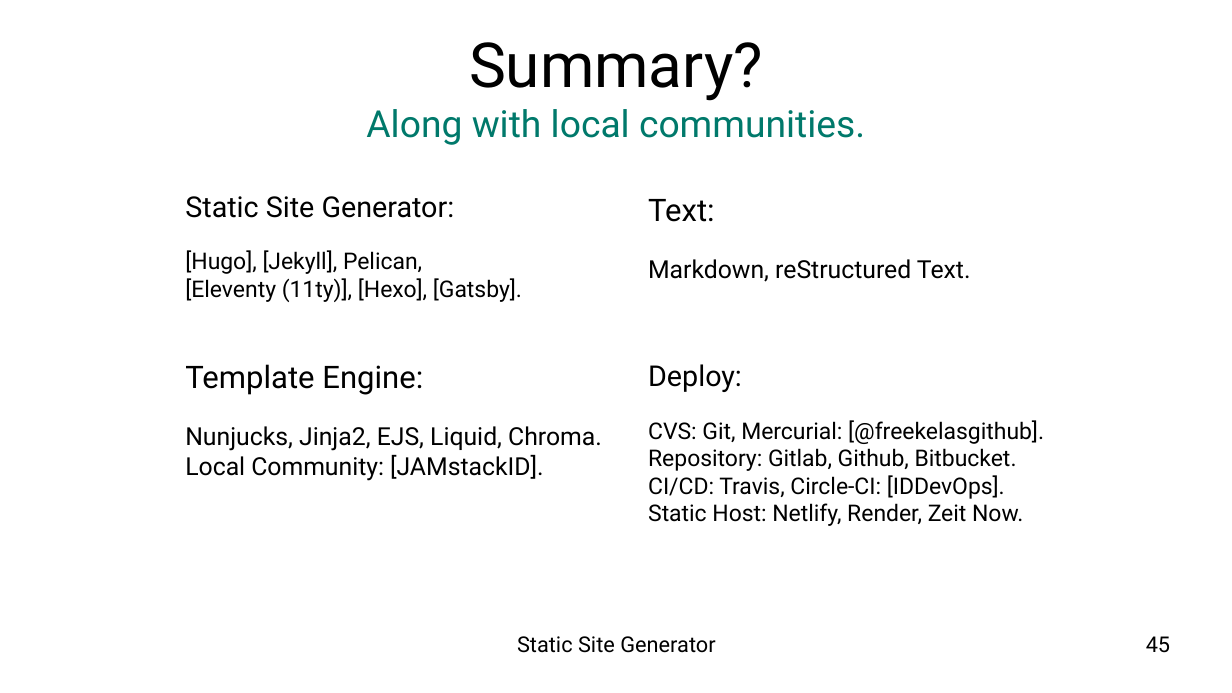
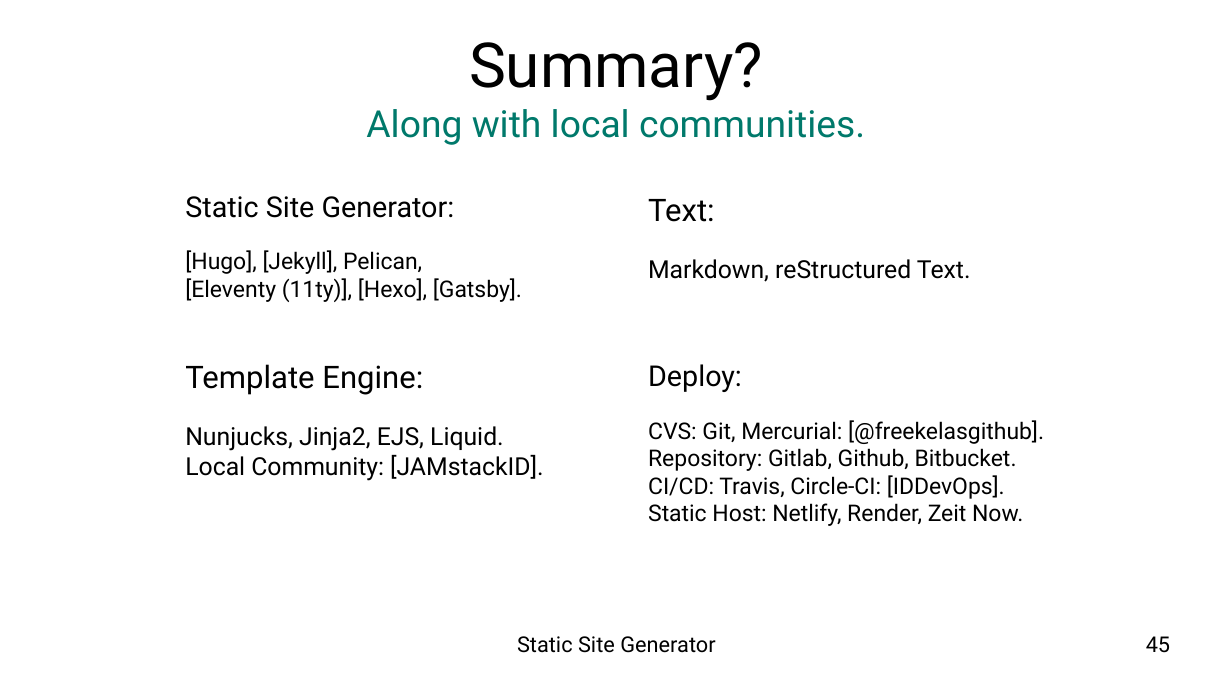
Before and after one commit to epsi-rns/berkas2, a slide deck: slide 45 of impress-presentation/04-concept-ssg/presentation-concept-ssg-diagram.odp. Drawn at 1232x693 pixels with LibreOffice and Linux fonts; fonts in the diff are those of the drawing; background and template pictures are left out. Boxes give left, top, right and bottom in pixels: in the first picture for what was removed or moved away, otherwise in the second. Text is boxed around its words. In the diff, an @@ line names an element or a change of style, - is before the commit and + after.

Commit message:
Slides: Fix Chroma Terminology Mistakes to Go html/template

```diff
--- a/impress-presentation/04-concept-ssg/presentation-concept-ssg-diagram.odp
+++ b/impress-presentation/04-concept-ssg/presentation-concept-ssg-diagram.odp
@@ text at (185, 426, 504, 451): text changed @@
-Nunjucks, Jinja2, EJS, Liquid, Chroma.
+Nunjucks, Jinja2, EJS, Liquid.
```
Also in this commit, not shown: 2 other slides changed, 7 other files.
